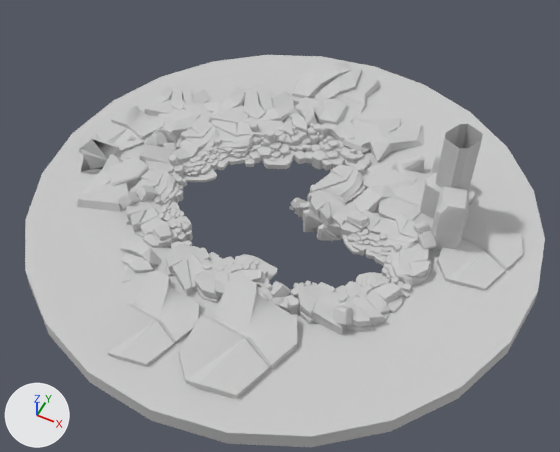
One commit to the FBX model Assets/ProjectData/Models/GGJ_GroundCave.FBX: the scene before it, then after it.
Camera for both pictures: a 50 mm lens placed at (926.0, -1626.0, 1968.0), pointed at (166.0, -106.0, 68.0). The lights are fixed; the arrows at lower left show +X, +Y and +Z. Where no turn or scale is listed for an object, it has been applied to the vertices. Vertices at the same position are counted once.

Objects in the first picture: 'GGJ_GroundCave'.
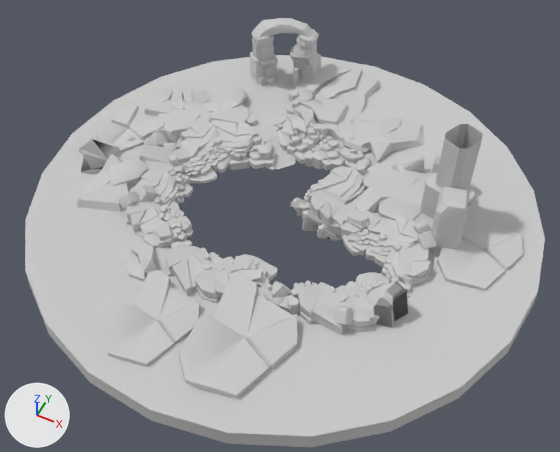
Changed parts and their boxes (x1, y1, x2, y2) in the pictures (560 x 452 px; the box of a moved part takes in the faces that stretch with it):
'GGJ_GroundCave', reshaped (9% taller): before (25, 55, 545, 447); after (25, 18, 545, 447)
part 1 of me_mesh, moved or reshaped: before (186, 229, 193, 241); after (187, 228, 193, 237)
part 2 of me_mesh, moved or reshaped: before (177, 190, 183, 201); after (178, 191, 184, 199)
part 3 of me_mesh, moved or reshaped (not visible before): after (183, 183, 193, 198)
part 4 of me_mesh, moved or reshaped: before (181, 167, 217, 182); after (189, 168, 217, 183)
part 5 of me_mesh, moved or reshaped: before (229, 153, 250, 165); after (229, 155, 250, 170)
part 6 of me_mesh, moved or reshaped: before (120, 240, 162, 283); after (112, 240, 158, 288)
part 7 of me_mesh, moved or reshaped: before (269, 142, 282, 151); after (286, 103, 294, 115)
part 8 of me_mesh, moved or reshaped: before (257, 146, 272, 161); after (257, 144, 272, 159)
part 9 of me_mesh, moved or reshaped: before (269, 157, 275, 162); after (269, 165, 275, 170)
part 10 of me_mesh, moved or reshaped (not visible afterwards): before (263, 139, 273, 147)
part 11 of me_mesh, moved or reshaped: before (265, 129, 275, 142); after (289, 90, 299, 102)
part 12 of me_mesh, moved or reshaped: before (275, 133, 287, 144); after (295, 89, 313, 102)
part 13 of me_mesh, moved or reshaped: before (288, 144, 296, 152); after (247, 115, 257, 126)
part 14 of me_mesh, moved or reshaped: before (294, 151, 306, 164); after (294, 150, 308, 164)
part 15 of me_mesh, moved or reshaped: before (245, 157, 255, 167); after (264, 157, 274, 169)
part 16 of me_mesh, rebuilt: before (278, 102, 317, 143); after (277, 104, 316, 139)
part 17 of me_mesh, rebuilt (7% wider, 20% taller): before (216, 156, 230, 170); after (216, 156, 231, 173)
part 18 of me_mesh, moved or reshaped: before (168, 81, 384, 291); after (168, 18, 408, 327)

What changed in the scene script:
```text
Change me_mesh:
    remove me_mesh.from_pydata(...)  # 13183 vertices, 21047 faces; spans x -737.0..992.0, y -857.0..857.0, z -55.0..391.0
    add me_mesh.from_pydata(...)  # 13942 vertices, 22350 faces; spans x -737.0..992.0, y -857.0..857.0, z -55.0..391.0
    me_mesh part 1: the loose piece of 33 vertices spanning x -123.0..-103.0, y -241.0..-218.0, z -13.0..23.0 is scaled about its middle by (1.33, 1.33, 0.222), then moved by (-3.0, 4.0, 8.0)
    me_mesh part 2: the loose piece of 25 vertices spanning x -245.0..-218.0, y -112.0..-85.0, z 5.0..37.0 is scaled about its middle by (1, 1, 0.637), then moved by (3.0, 3.0, -1.0)
    me_mesh part 3: the loose piece of 25 vertices spanning x -245.0..-234.0, y -96.0..-85.0, z 26.0..41.0 is scaled about its middle by (5.37, 5.37, 1.21), then moved by (5.0, 28.0, -20.0)
    me_mesh part 4: the loose piece of 25 vertices spanning x -306.0..-165.0, y -29.0..101.0, z 8.0..20.0 is scaled about its middle by (1, 1, 1.16), then moved by (0.0, 0.0, -5.0)
    me_mesh part 5: the loose piece of 25 vertices spanning x -190.0..-99.0, y 128.0..235.0, z 8.0..25.0 is scaled about its middle by (1, 1, 2.02), then moved by (0.0, 0.0, -19.0)
    me_mesh part 6: the loose piece of 39 vertices spanning x -288.0..-99.0, y -538.0..-328.0, z 4.0..76.0 is turned -26.6 degrees about the z axis through its middle, then moved by (7.0, -11.0, 0.0)
    me_mesh part 7: the loose piece of 30 vertices spanning x -63.0..-16.0, y 239.0..286.0, z 23.0..50.0 is scaled about its middle by 1.28, then moved by (-30.0, 215.0, 0.0)
    me_mesh part 8: the loose piece of 25 vertices spanning x -87.0..-34.0, y 193.0..247.0, z 12.0..41.0 is scaled about its middle by (1, 1, 2.25), then moved by (0.0, 0.0, -7.0)
    me_mesh part 9: the loose piece of 25 vertices spanning x -34.0..-11.0, y 195.0..218.0, z 23.0..28.0 is moved by (9.0, -17.0, -24.0)
    me_mesh part 10: the loose piece of 30 vertices spanning x -86.0..-48.0, y 241.0..278.0, z 23.0..61.0 is turned 83.9 degrees about the z axis through its middle, then moved by (-18.0, 238.0, -15.0)
    me_mesh part 11: the loose piece of 25 vertices spanning x -81.0..-45.0, y 253.0..291.0, z 42.0..87.0 is moved by (-27.0, 254.0, -9.0)
    me_mesh part 12: the loose piece of 25 vertices spanning x -68.0..-14.0, y 272.0..326.0, z 17.0..57.0 is turned -41.3 degrees about the z axis through its middle and scaled by 1.45, then moved by (-20.0, 246.0, 1.0)
    me_mesh part 13: the loose piece of 33 vertices spanning x -5.0..42.0, y 281.0..322.0, z 11.0..37.0 is multiplied about its middle by the matrix ((-0.987, -0.161, 0.0), (0.161, -0.987, 0.0), (0.0, 0.0, 1.546)), then moved by (-198.0, 35.0, 15.0)
    me_mesh part 14: the loose piece of 33 vertices spanning x 38.0..84.0, y 248.0..291.0, z 3.0..30.0 is scaled about its middle by (1.43, 1.43, 0.872), then moved by (2.0, 17.0, -5.0)
    me_mesh part 15: the loose piece of 25 vertices spanning x -113.0..-75.0, y 147.0..185.0, z 6.0..21.0 is scaled about its middle by (1, 1, 1.8), then moved by (61.0, 35.0, -6.0)
    me_mesh part 16: the loose piece of 39 vertices spanning x -108.0..88.0, y 301.0..507.0, z 30.0..102.0 is rebuilt with 37 vertices and now spans x -99.0..86.0, y 301.0..507.0, z 19.0..91.0
    me_mesh part 17: the loose piece of 25 vertices spanning x -261.0..-161.0, y 86.0..181.0, z 8.0..25.0 is rebuilt with 25 vertices and now spans x -262.0..-161.0, y 86.0..182.0, z -10.0..28.0
    me_mesh part 18: 457 vertices moved from x -271.0..603.0, y -421.0..342.0, z -35.0..55.0 to x -279.0..603.0, y -421.0..354.0, z -10.0..55.0; 396 vertices removed from x -298.0..336.0, y -230.0..569.0, z -19.0..91.0; 1143 vertices added at x -329.0..665.0, y -304.0..742.0, z -25.0..301.0
```
